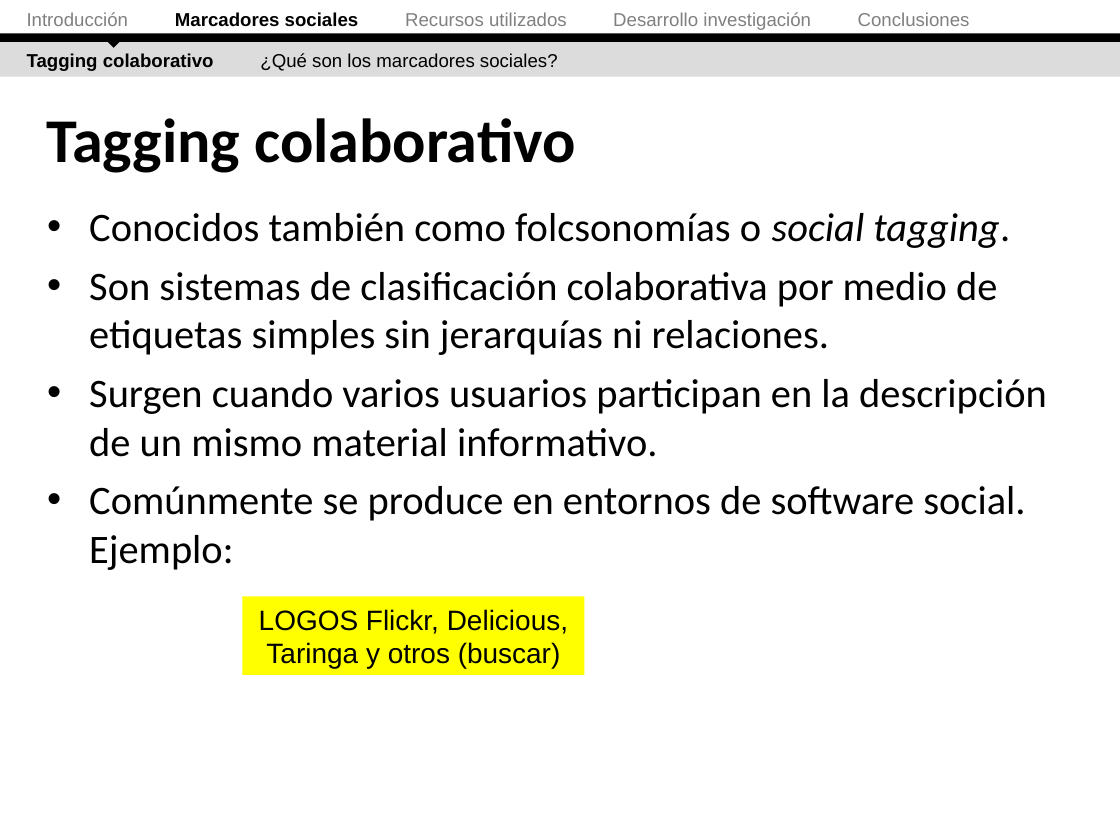
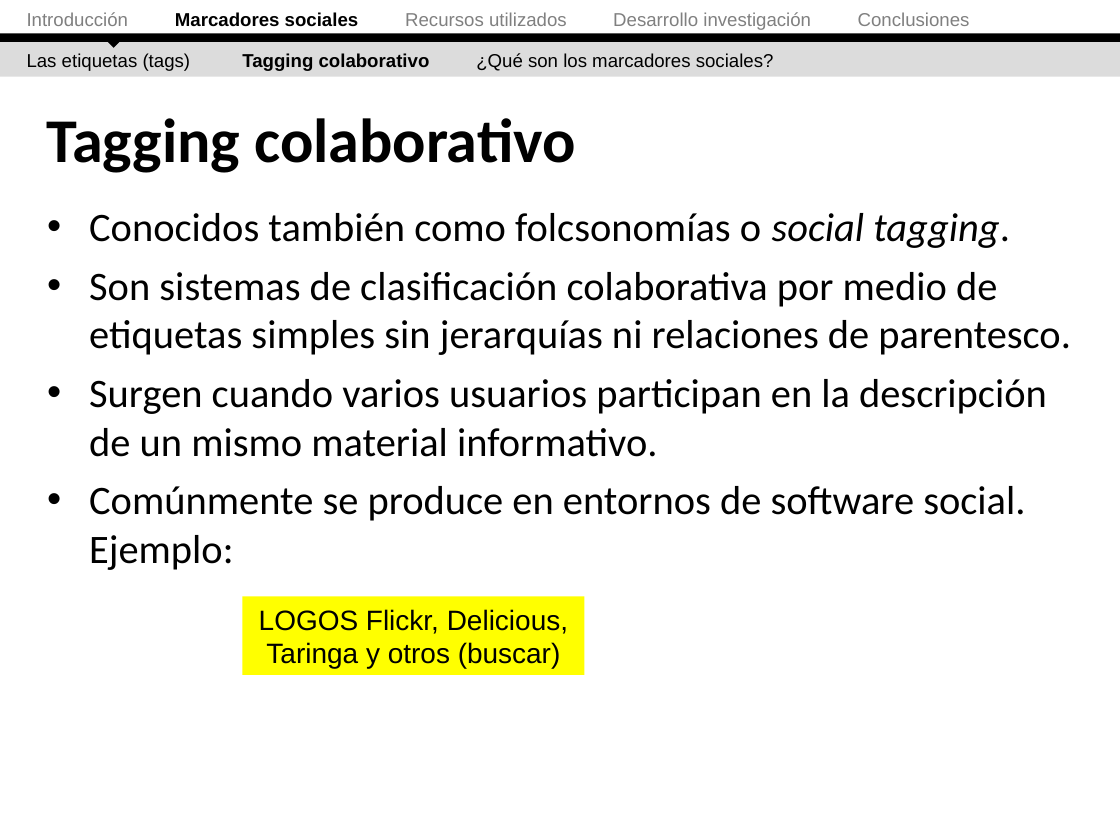
Before and after one commit to ak907kenai/nicotournetesis, a slide deck: slide 13 of docs_trunk/Presentación/Nicolás Tourné - Presentación Tesis (v2.1).ppt (slide 12 before the commit). Drawn at 1120x840 pixels with LibreOffice and Linux fonts; fonts in the diff are those of the drawing. Boxes give left, top, right and bottom in pixels: in the first picture for what was removed or moved away, otherwise in the second. Text is boxed around its words. In the diff, an @@ line names an element or a change of style, - is before the commit and + after.

```diff
--- a/docs_trunk/Presentación/Nicolás Tourné - Presentación Tesis (v2.1).ppt
+++ b/docs_trunk/Presentación/Nicolás Tourné - Presentación Tesis (v2.1).ppt
@@ text at box(27, 53, 774, 71): text changed @@
-Tagging colaborativo ¿Qué son los marcadores sociales?
+Las etiquetas (tags) Tagging colaborativo ¿Qué son los marcadores sociales?
@@ text at box(89, 272, 1071, 355): text changed @@
-• Son sistemas de clasificación colaborativa por medio de etiquetas simples sin jerarquías ni relaciones.
+• Son sistemas de clasificación colaborativa por medio de etiquetas simples sin jerarquías ni relaciones de parentesco.
```
Also in this commit, not shown: 13 other slides changed, 4 slides added, 1 other file.
